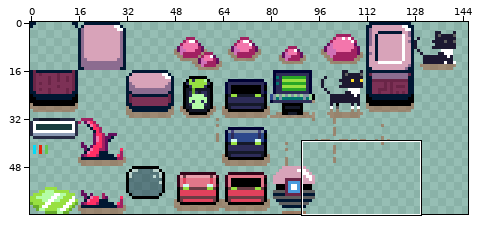
Edited in one commit: sprite sheet (dst/atlas.png). The first picture is a wide view before the edit; the outline marks the close-up.
Close-up. Before the commit:
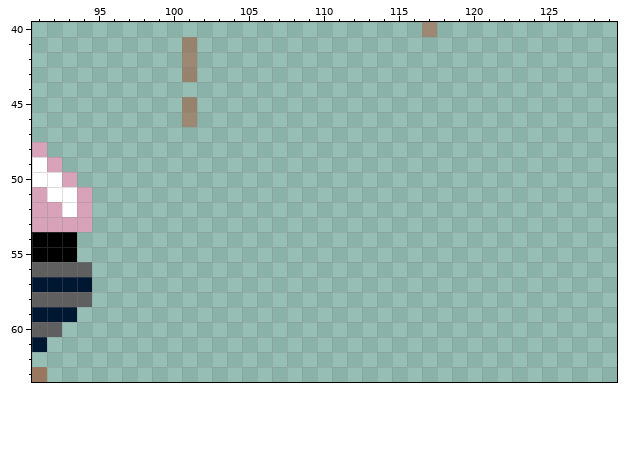
The file is 160x64 pixels. Colours within 5 levels of each other are drawn and written as one. Shown: x 91..129, y 40..63. The wide view leaves out empty margins.
The same view after the edit:
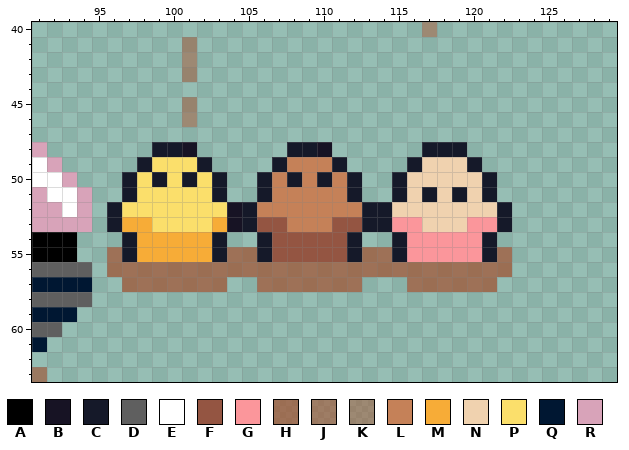
Palette (. is transparent): A #000000  B #171324  C #151929  D #5f5f5f  E #ffffff  F #945542  G #fb969b  H #a2512fb3  J #a4523099  K #a453317e  L #c58158  M #f7ac37  N #f0d2af  P #fbdf6b  Q #001732  R #d8a3b9
Edits made:
@@ x 91..129 @@
 47 .......................................
-48 R......................................
-49 ER.....................................
-50 EER....................................
-51 REER...................................
-52 RRER...................................
-53 RRRR...................................
-54 AAA....................................
-55 AAA....................................
-56 DDDD...................................
-57 QQQQ...................................
+48 R.......CCB......CCB......CCC..........
+49 ER.....CPPPC....CLLLC....CNNNC.........
+50 EER...CPCPCPC..CLCLCLC..CNNNNNC........
+51 REER..CPPPPPC..CLLLLLC..CNCNCNC........
+52 RRER.CPPPPPPPBCLLLLLLLCCNNNNNNNC.......
+53 RRRR.CMMPPPPMBCFFLLLFFCCGGNNNGGC.......
+54 AAA...CMMMMMC..CFFFFFC..CGGGGGC........
+55 AAA..HCMMMMMCHHCFFFFFCHHCGGGGGCH.......
+56 DDDD.HHHHHHHHHHHHHHHHHHHHHHHHHHH.......
+57 QQQQ..HHHHHHH..HHHHHHH...HHHHHH........
 58 DDDD...................................
